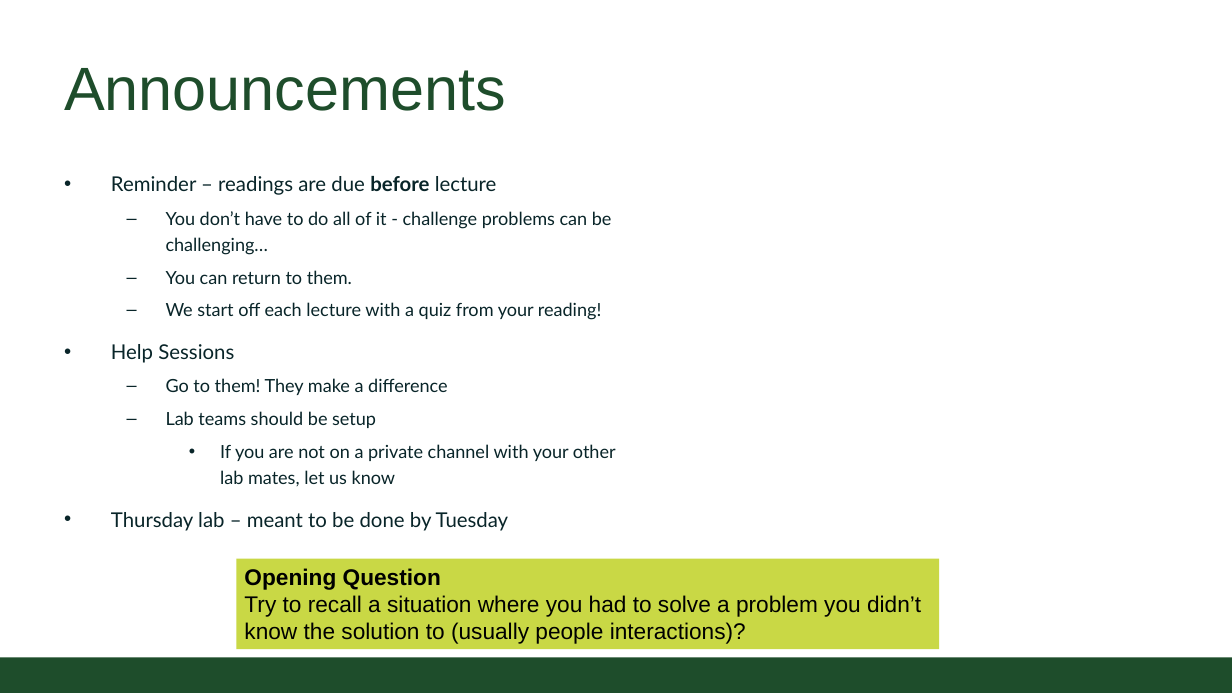
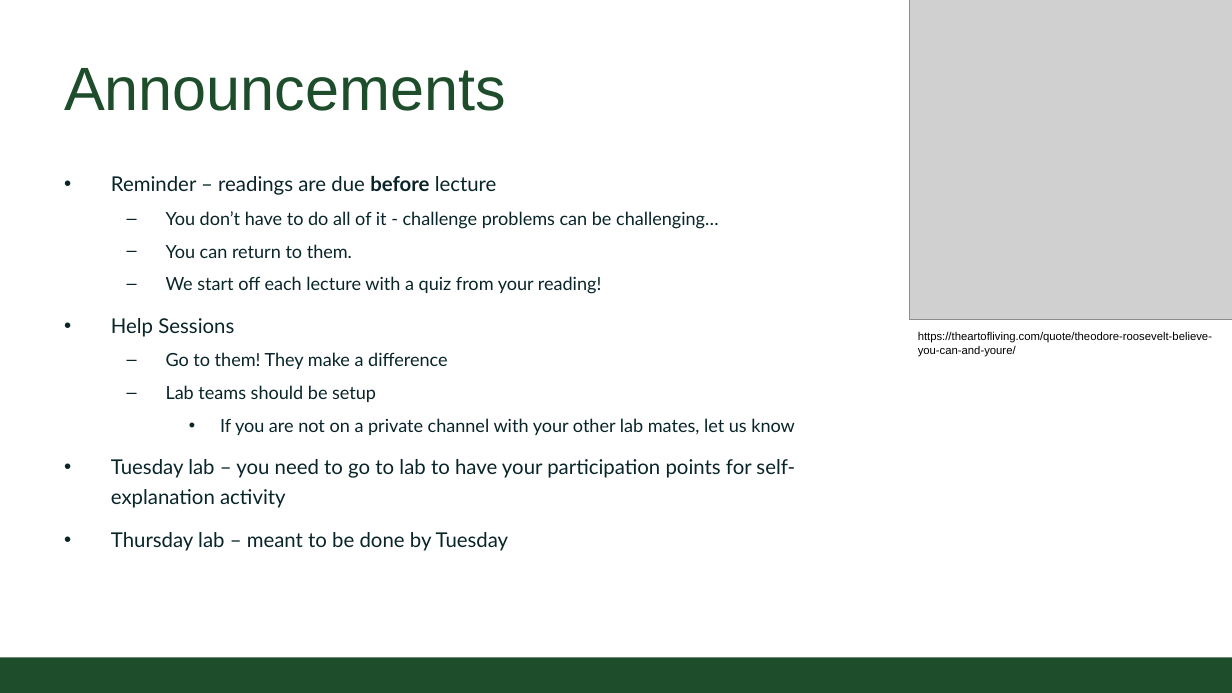
Before and after one commit to CSU-CompSci-CS163-4/Handouts, a slide deck: slide 2 of slides/On-Campus/03_01_Branching.pptx. Drawn at 1232x693 pixels with LibreOffice and Linux fonts; fonts in the diff are those of the drawing; grey boxes stand for pictures; background and template pictures are left out. Boxes give left, top, right and bottom in pixels: in the first picture for what was removed or moved away, otherwise in the second. Text is boxed around its words. In the diff, an @@ line names an element or a change of style, - is before the commit and + after.

Commit message:
Updated lecture

```diff
--- a/slides/On-Campus/03_01_Branching.pptx
+++ b/slides/On-Campus/03_01_Branching.pptx
@@ picture added at (910, 0, 1232, 320) @@
@@ text added at (918, 332, 1212, 357), 10 pt, text #000000 @@
+https://theartofliving.com/quote/theodore-roosevelt-believe-you-can-and-youre/
@@ text at (111, 459, 795, 508): paragraph added @@
+• Tuesday lab – you need to go to lab to have your participation points for self-explanation activity
@@ rectangle removed at (236, 559, 939, 649) @@
-Opening Question
-Try to recall a situation where you had to solve a problem you didn’t know the solution to (usually people interactions)?
```
Also in this commit, not shown: 1 other slide changed, 3 slides added, 1 slide removed.
